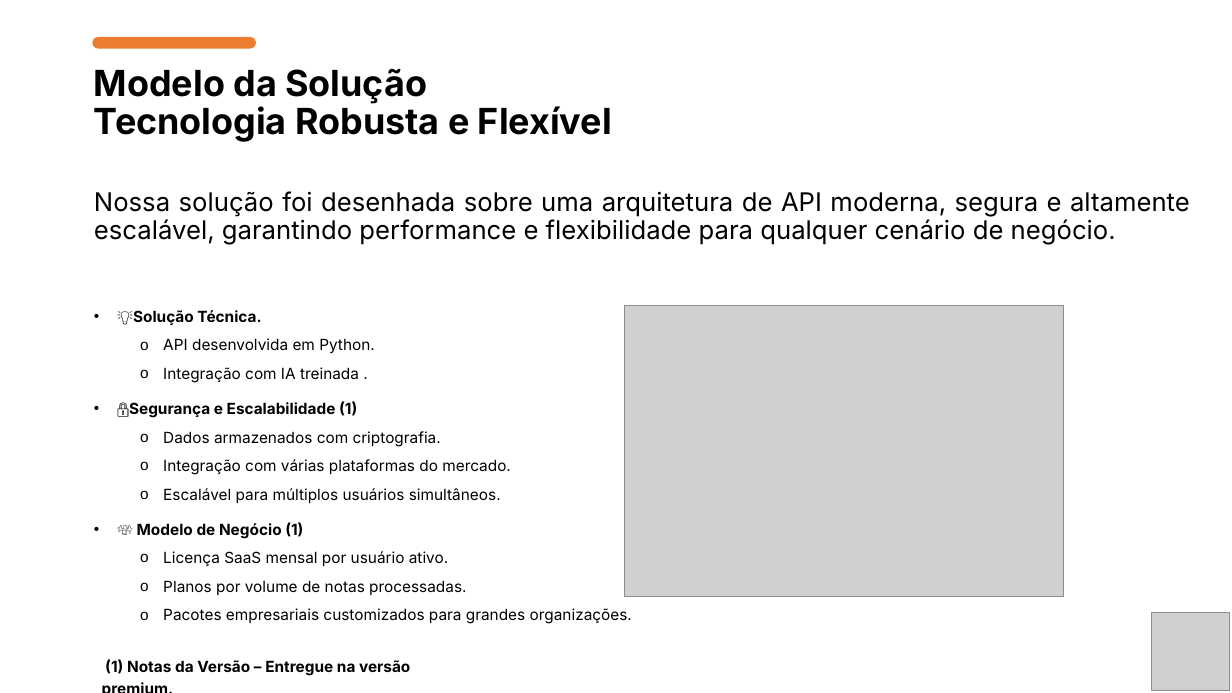
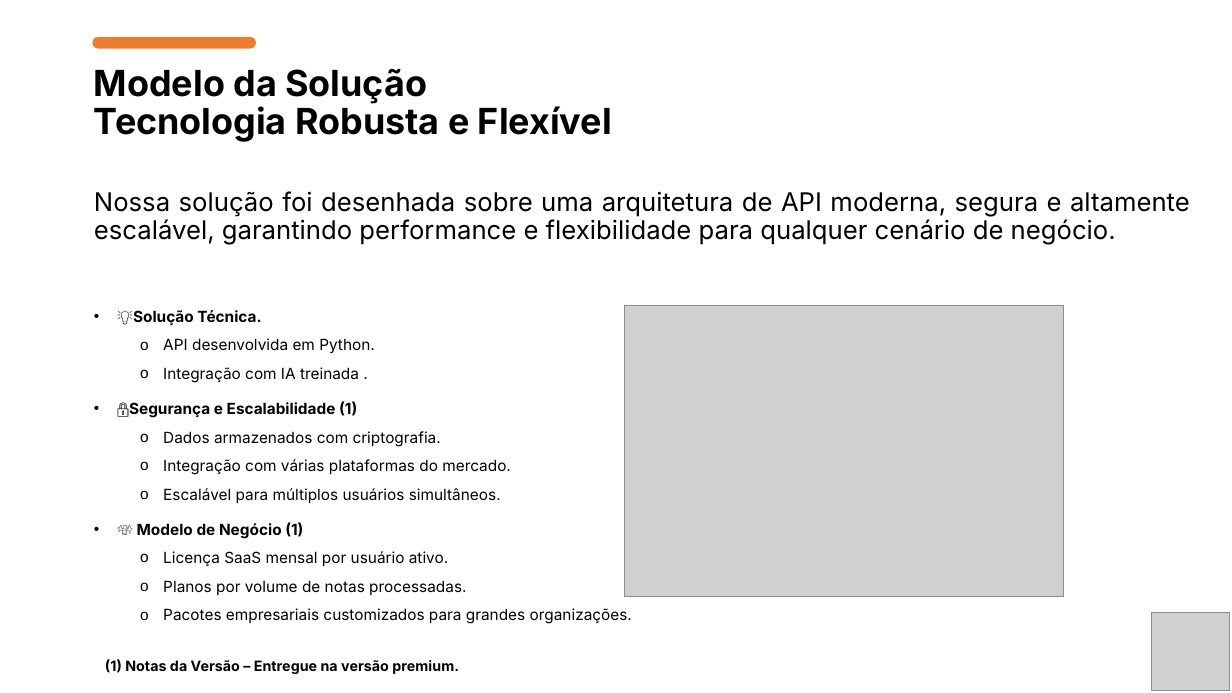
Before and after one commit to dmkondo/MetaMindAIAgents, a slide deck: slide 5 of Projeto Final - Artefatos/I2A2_Agentes_Inteligentes_Projeto_Final_MetaMind_AI_Agents.pptx. Drawn at 1232x693 pixels with LibreOffice and Linux fonts; fonts in the diff are those of the drawing; grey boxes stand for pictures. Boxes give left, top, right and bottom in pixels: in the first picture for what was removed or moved away, otherwise in the second. Text is boxed around its words. In the diff, an @@ line names an element or a change of style, - is before the commit and + after.

```diff
--- a/Projeto Final - Artefatos/I2A2_Agentes_Inteligentes_Projeto_Final_MetaMind_AI_Agents.pptx
+++ b/Projeto Final - Artefatos/I2A2_Agentes_Inteligentes_Projeto_Final_MetaMind_AI_Agents.pptx
@@ text "(1) Notas da Versão – ..." at [105,659,459,674]: size 12 to 11.1 pt @@
```
Also in this commit, not shown: 3 other slides changed, 2 other files.
